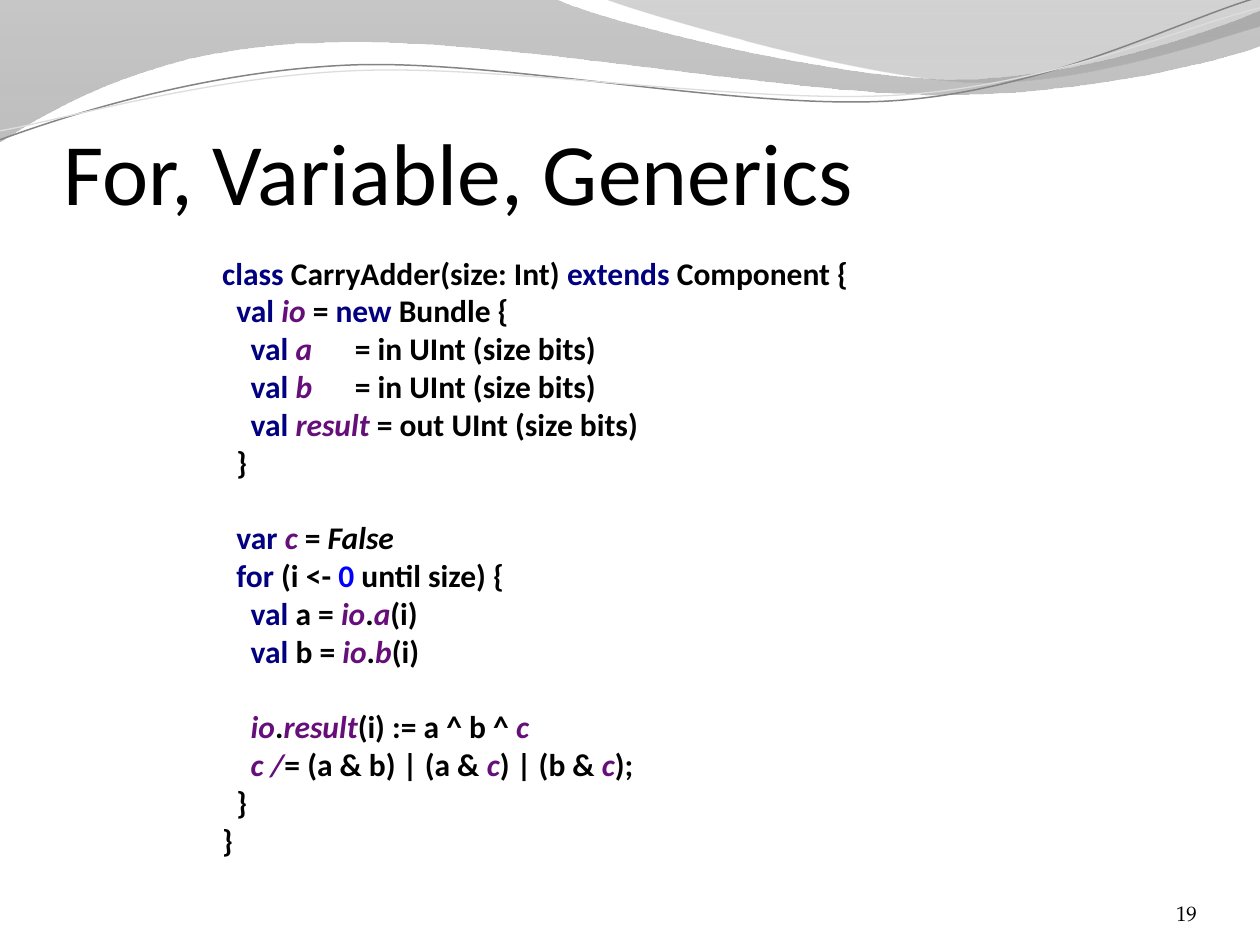
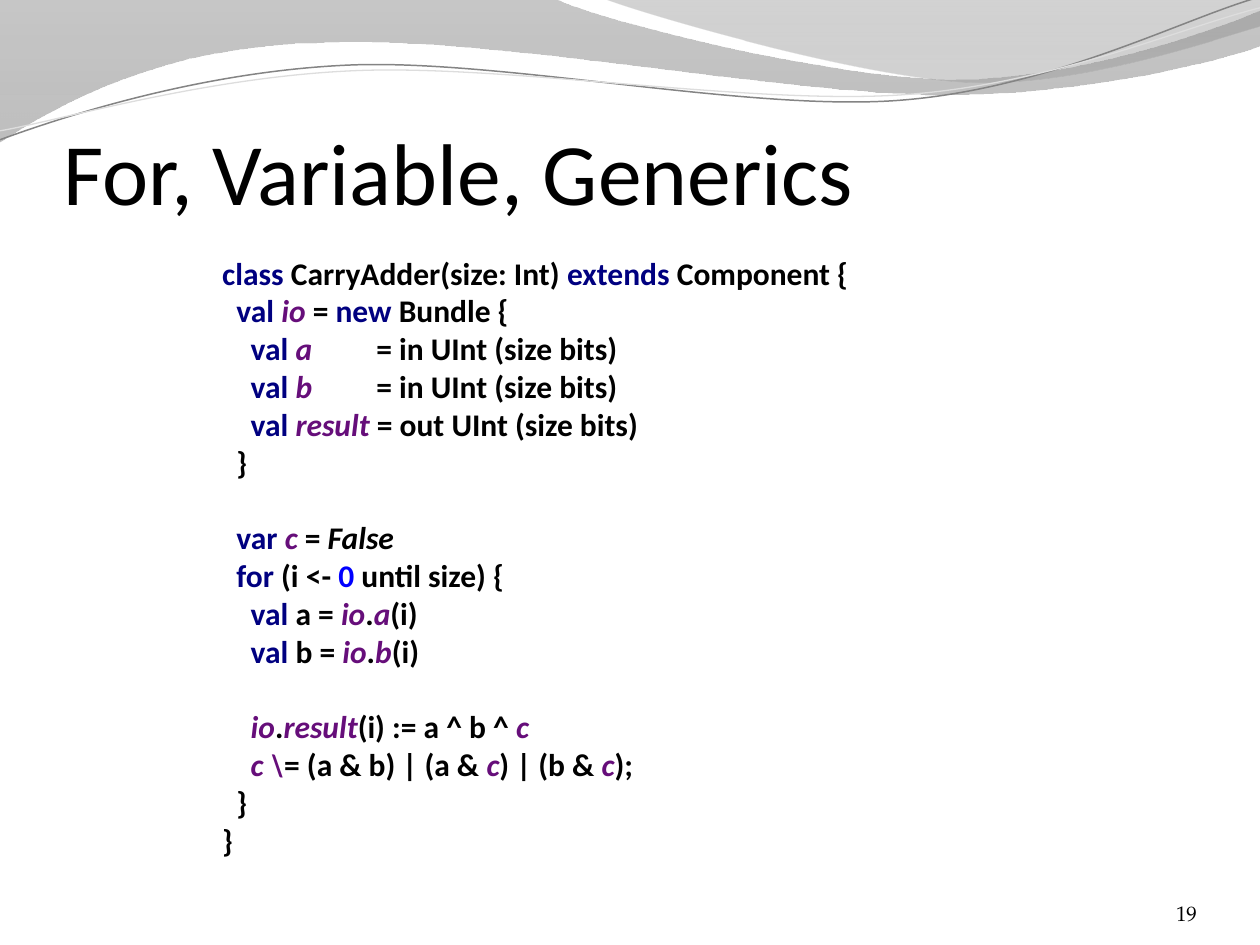
Before and after one commit to SpinalHDL/SpinalDoc, a slide deck: slide 19 of presentation/en/presentation.pptx. Drawn at 1260x945 pixels with LibreOffice and Linux fonts; fonts in the diff are those of the drawing; background and template pictures are left out. Boxes give left, top, right and bottom in pixels: in the first picture for what was removed or moved away, otherwise in the second. Text is boxed around its words. In the diff, an @@ line names an element or a change of style, - is before the commit and + after.

```diff
--- a/presentation/en/presentation.pptx
+++ b/presentation/en/presentation.pptx
@@ text at box(222, 262, 830, 781): text changed @@
-class CarryAdder(size: Int) extends Component {
-val io = new Bundle {
-val a = in UInt (size bits)
-val b = in UInt (size bits)
-val result = out UInt (size bits)
-}
-var c = False
-for (i <- 0 until size) {
-val a = io.a(i)
-val b = io.b(i)
-io.result(i) := a ^ b ^ c
-c /= (a & b) | (a & c) | (b & c);
-}
-}
+class CarryAdder(size: Int) extends Component {
+val io = new Bundle {
+val a = in UInt (size bits)
+val b = in UInt (size bits)
+val result = out UInt (size bits)
+}
+var c = False
+for (i <- 0 until size) {
+val a = io.a(i)
+val b = io.b(i)
+io.result(i) := a ^ b ^ c
+c \= (a & b) | (a & c) | (b & c);
+}
+}
```
Also in this commit, not shown: 17 other slides changed, 1 slide added, 2 other files.
